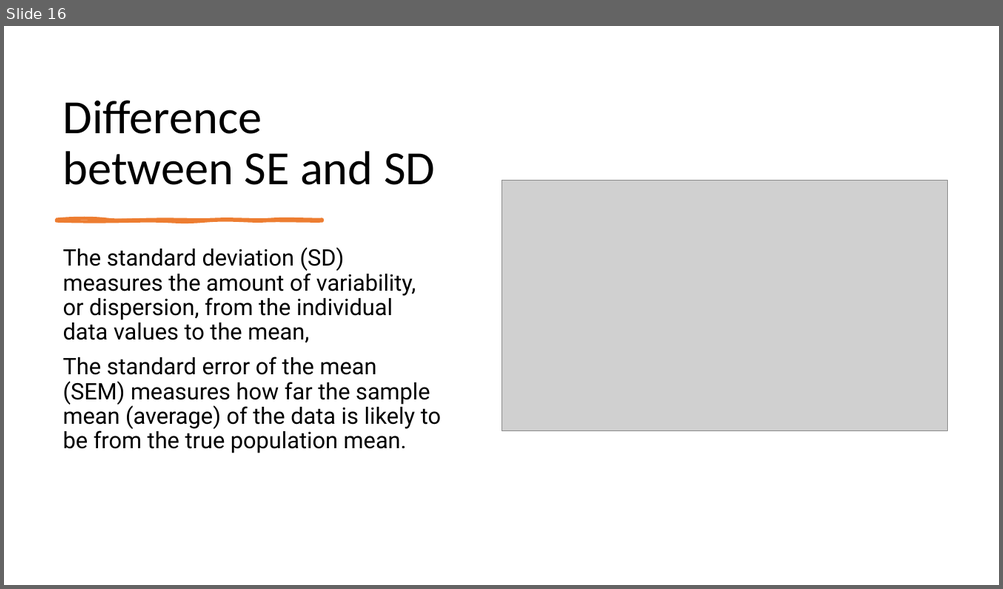
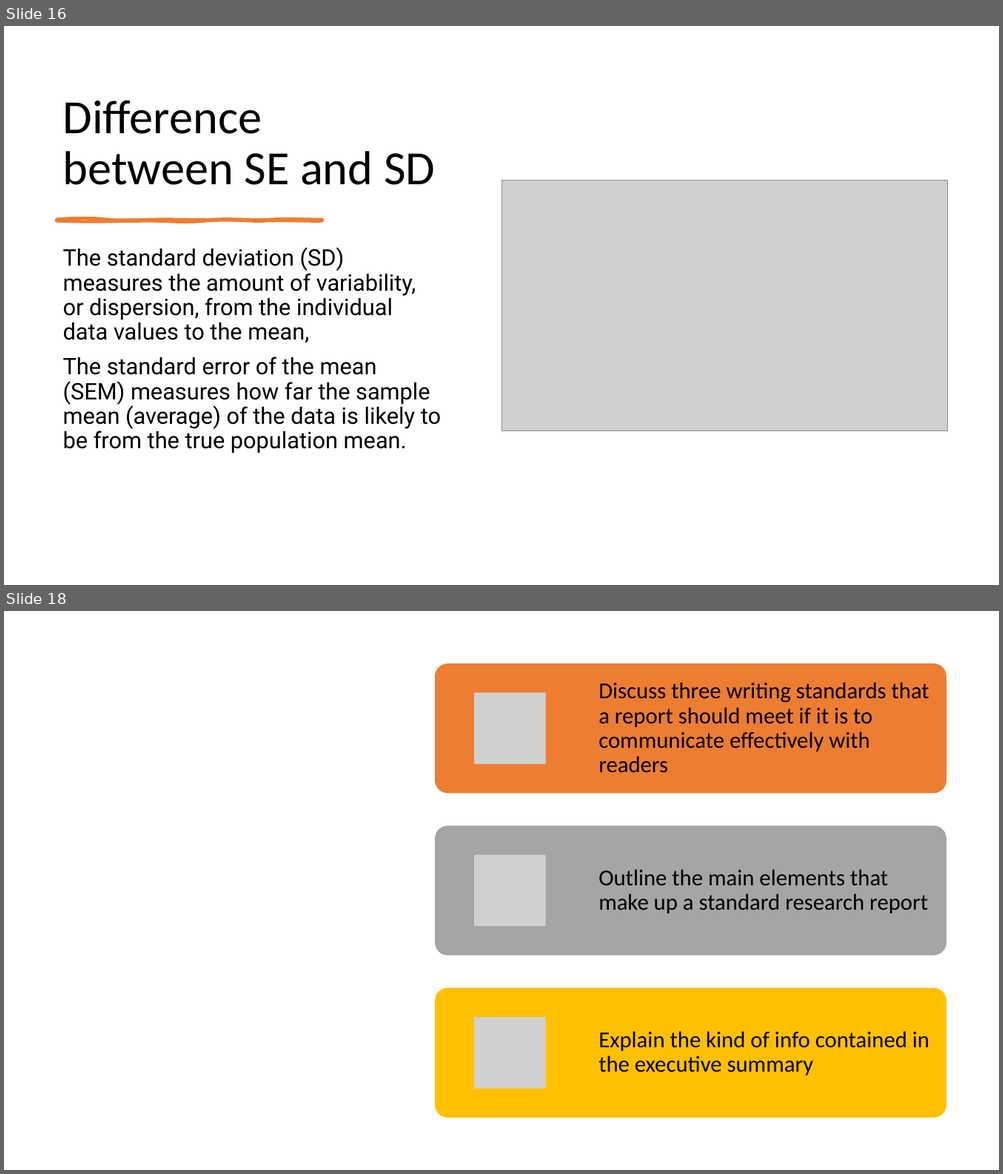
Before and after one commit to mikenguyen13/mar4050, a slide deck: lectures/10/1_Data Analysis.pptx. Shown one above the other, each under a label of ours: slide 16 before the commit, slides 16 and 18 after it; the slides between them are not shown. The pictures are 1003x589 and 1003x1174 pixels, drawn with LibreOffice and Linux fonts; fonts in the diff are those of the drawing; grey boxes stand for pictures. Boxes give left, top, right and bottom in pixels: in the first picture for what was removed or moved away, otherwise in the second. Text is boxed around its words. In the diff, an @@ line names an element or a change of style, - is before the commit and + after.

```diff
--- a/lectures/10/1_Data Analysis.pptx
+++ b/lectures/10/1_Data Analysis.pptx
@@ slide 18 added at [4, 611, 999, 1170], background #FFFFFF @@
@@ group added at [435, 664, 946, 1119]: 3 rounded rectangles, 3 pictures, 3 texts @@
+Discuss three writing standards that a report should meet if it is to communicate effectively with readers
+Outline the main elements that make up a standard research report
+Explain the kind of info contained in the executive summary
```
Also in this commit, not shown: 15 other slides added, 8 other files.
